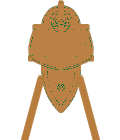
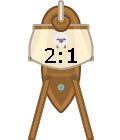
Layer changes from the first 120x140 image to the second:
added layer "sheep.png" above "wheat.png" over [53, 32, 70, 49]
added layer "..." above "? ..." over [45, 48, 77, 63]
painted on "wood (4).png #2" over [69, 73, 101, 140]
painted on "wood (4).png #1" over [20, 73, 53, 140]
painted on "ship (1).png #1" over [28, 0, 94, 113]
